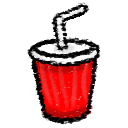
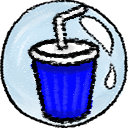
Layers edited between the first and the second 128×128 image:
showed "Layer 5" over (30, 58, 97, 121)
hid "Layer 3" over (31, 58, 103, 124)
added layer "Bubble_Opaque" over (0, 0, 128, 128)
